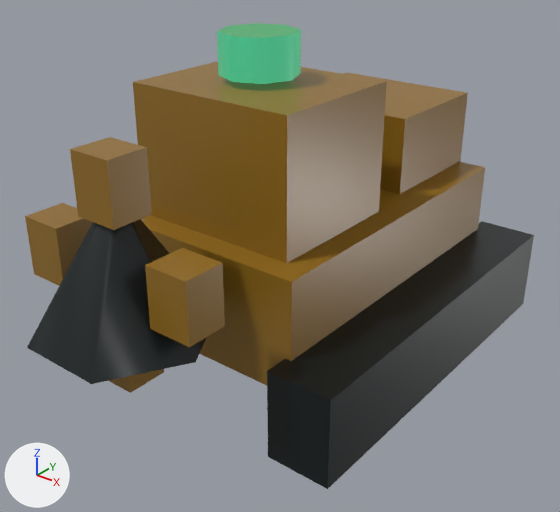
One commit to the glTF model public/assets/models/harvester.glb: the scene before it, then after it.
One viewpoint serves both versions: a 50 mm lens placed at (1.401, -1.91, 1.529), pointed at (0.061, -0.236, 0.491). Every picture has the same lights, and +X, +Y and +Z are marked at lower left. The first picture is the older version. Both versions are drawn at frame 0 of the action 'death'; the numbers are the values there.

In view in the first picture: 'harvester-cab', 'harvester-chassis', 'harvester-drill-head', 'harvester-drill-tooth-0', 'harvester-drill-tooth-1', 'harvester-drill-tooth-2', 'harvester-drill-tooth-3', 'harvester-hopper', 'harvester-left-track', 'working-signal'.
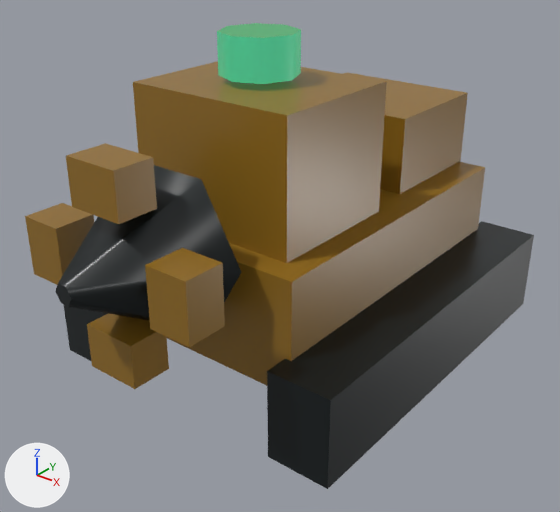
The change, as a diff of the scene's bpy script:
```diff
--- a/public/assets/models/harvester.glb.py
+++ b/public/assets/models/harvester.glb.py
@@ ob_harvester_drill_head @@
 ob_harvester_drill_head.location = (0.0, 0.0, 0.0)
+ob_harvester_drill_head.rotation_euler = (1.571, 0.0, 0.0)  # degrees (90, 0, 0)
@@ ob_harvester_drill_tooth_1 @@
 ob_harvester_drill_tooth_1.location = (0.0, 0.0, 0.23)
+ob_harvester_drill_tooth_1.rotation_euler = (0.0, 1.571, 0.0)  # degrees (0, 90, 0)
@@ ob_harvester_drill_tooth_3 @@
 ob_harvester_drill_tooth_3.location = (0.0, 0.0, -0.23)
+ob_harvester_drill_tooth_3.rotation_euler = (0.0, -1.571, 0.0)  # degrees (0, -90, 0)
```

Location of each change, [x1, y1, x2, y2] in pixels of the pictures (560 x 512 px):
'harvester-drill-head', turned
    before: [27, 219, 207, 384]
    after: [56, 165, 241, 321]
'harvester-drill-tooth-1', turned
    before: [70, 137, 152, 230]
    after: [66, 143, 157, 224]
'harvester-drill-tooth-3', turned
    before: [109, 369, 164, 393]
    after: [87, 313, 169, 389]
'harvester-right-track', unchanged, uncovered by the edit
    after: [64, 305, 108, 361]
